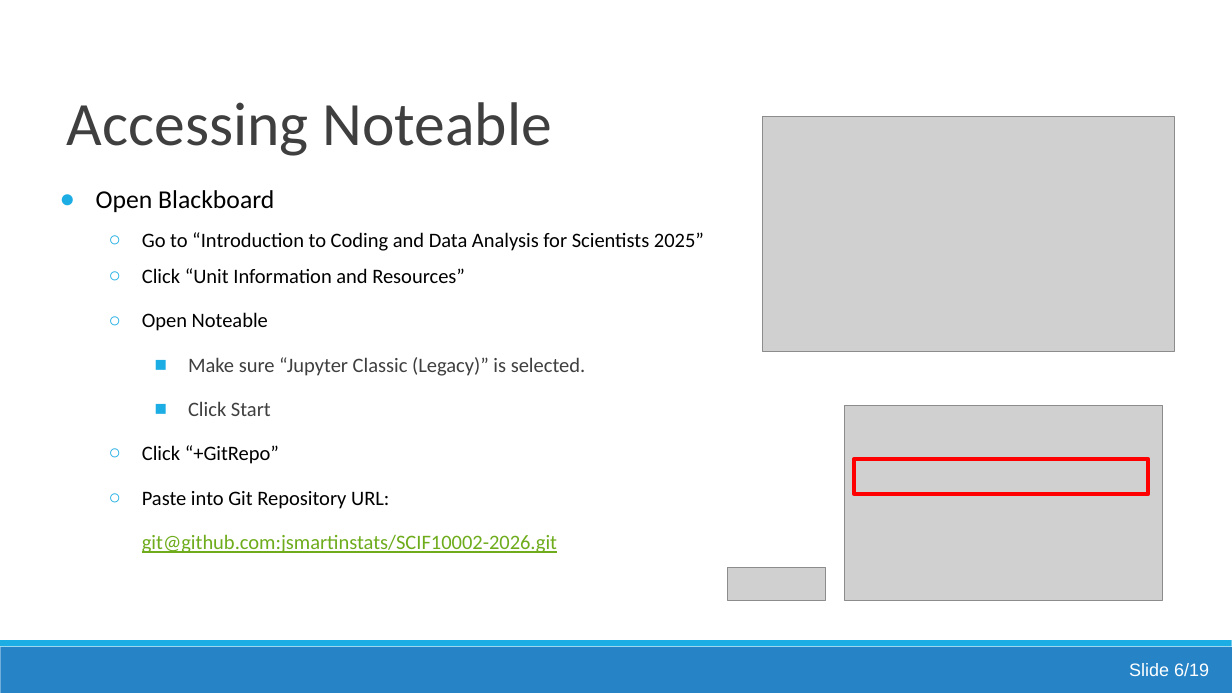
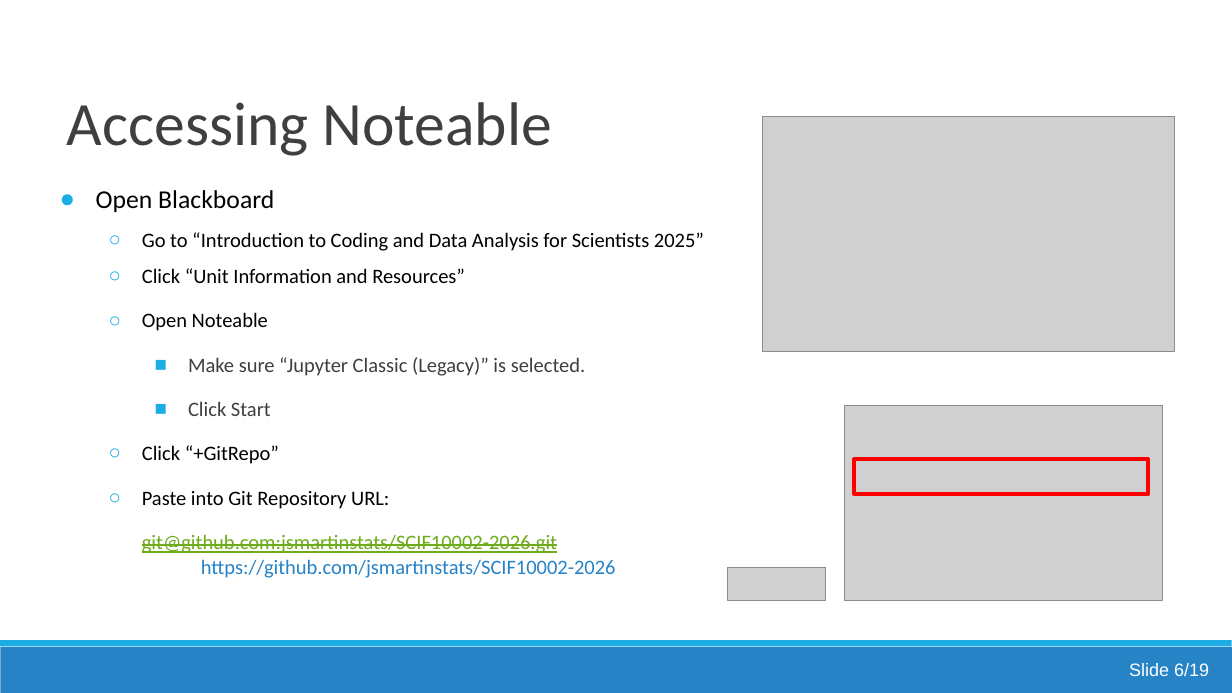
Before and after one commit to jsmartinstats/SCIF10002-2026, a slide deck: slide 29 of 01/Lecture1_Introduction_And_Data_Types.pptx. Drawn at 1232x693 pixels with LibreOffice and Linux fonts; fonts in the diff are those of the drawing; grey boxes stand for pictures. Boxes give left, top, right and bottom in pixels: in the first picture for what was removed or moved away, otherwise in the second. Text is boxed around its words. In the diff, an @@ line names an element or a change of style, - is before the commit and + after.

```diff
--- a/01/Lecture1_Introduction_And_Data_Types.pptx
+++ b/01/Lecture1_Introduction_And_Data_Types.pptx
@@ text at bbox=[142, 491, 557, 553]: strikethrough on in "git@github.com:jsmartinstats/SCIF10002-2026.git" @@
@@ text at bbox=[201, 559, 616, 578]: paragraph added @@
+  https://github.com/jsmartinstats/SCIF10002-2026
```
Also in this commit, not shown: 2 other slides changed, 1 slide added, 3 slides removed.
